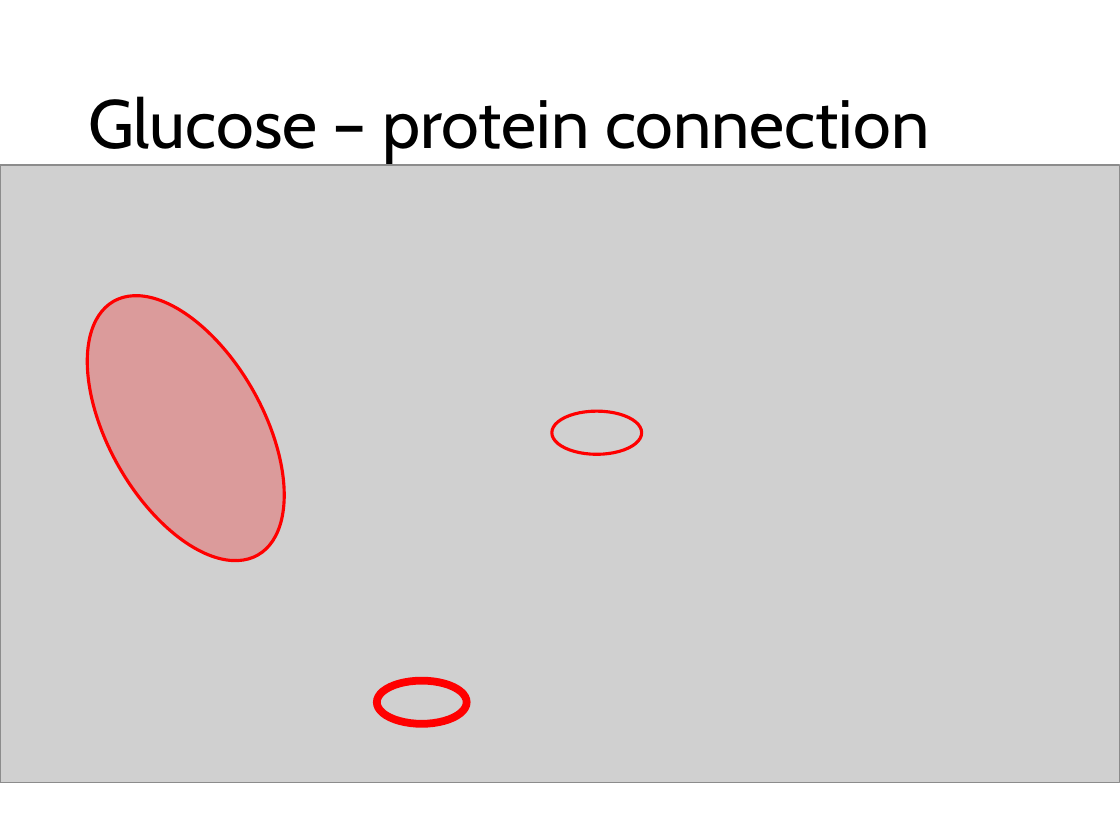
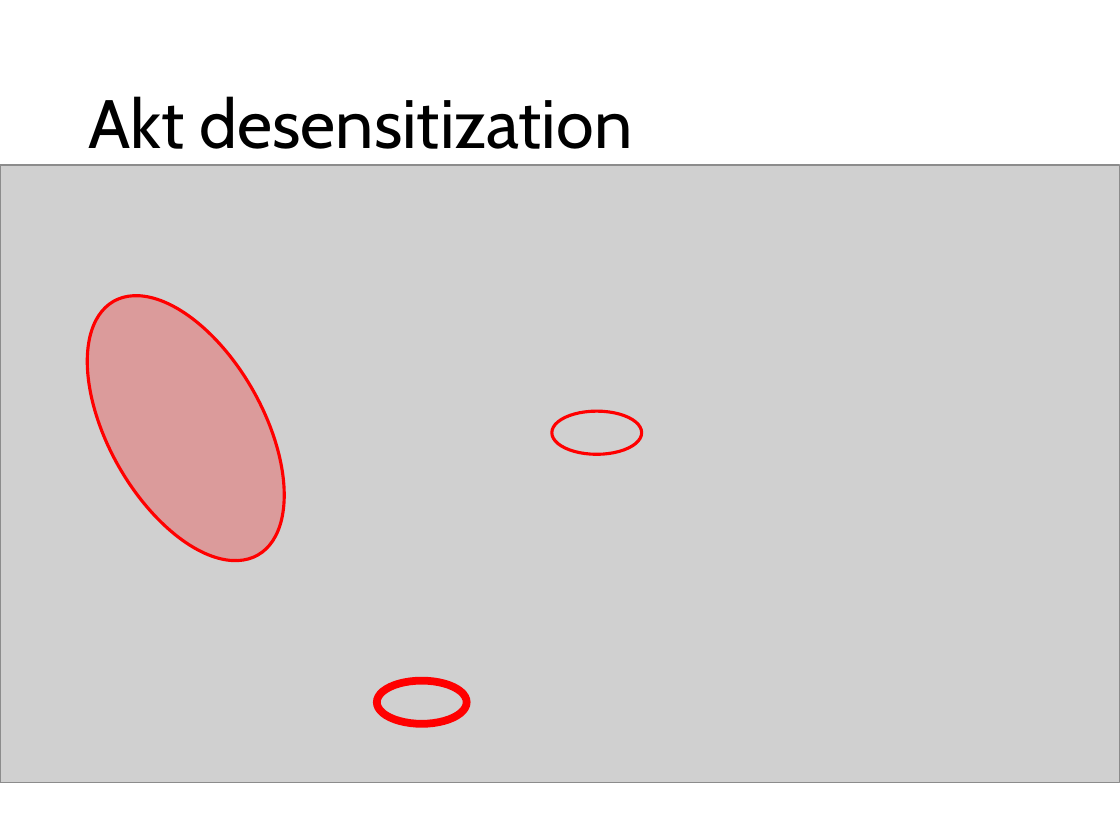
Before and after one commit to nvalexander/dissertation, a slide deck: slide 38 of defense.pptx. Drawn at 1120x840 pixels with LibreOffice and Linux fonts; fonts in the diff are those of the drawing; grey boxes stand for pictures. Boxes give left, top, right and bottom in pixels: in the first picture for what was removed or moved away, otherwise in the second. Text is boxed around its words. In the diff, an @@ line names an element or a change of style, - is before the commit and + after.

```diff
--- a/defense.pptx
+++ b/defense.pptx
@@ title at (x1=88, y1=96, x2=632, y2=149): text changed @@
-Glucose – protein connection
+Akt desensitization
```
Also in this commit, not shown: 3 other slides changed.
